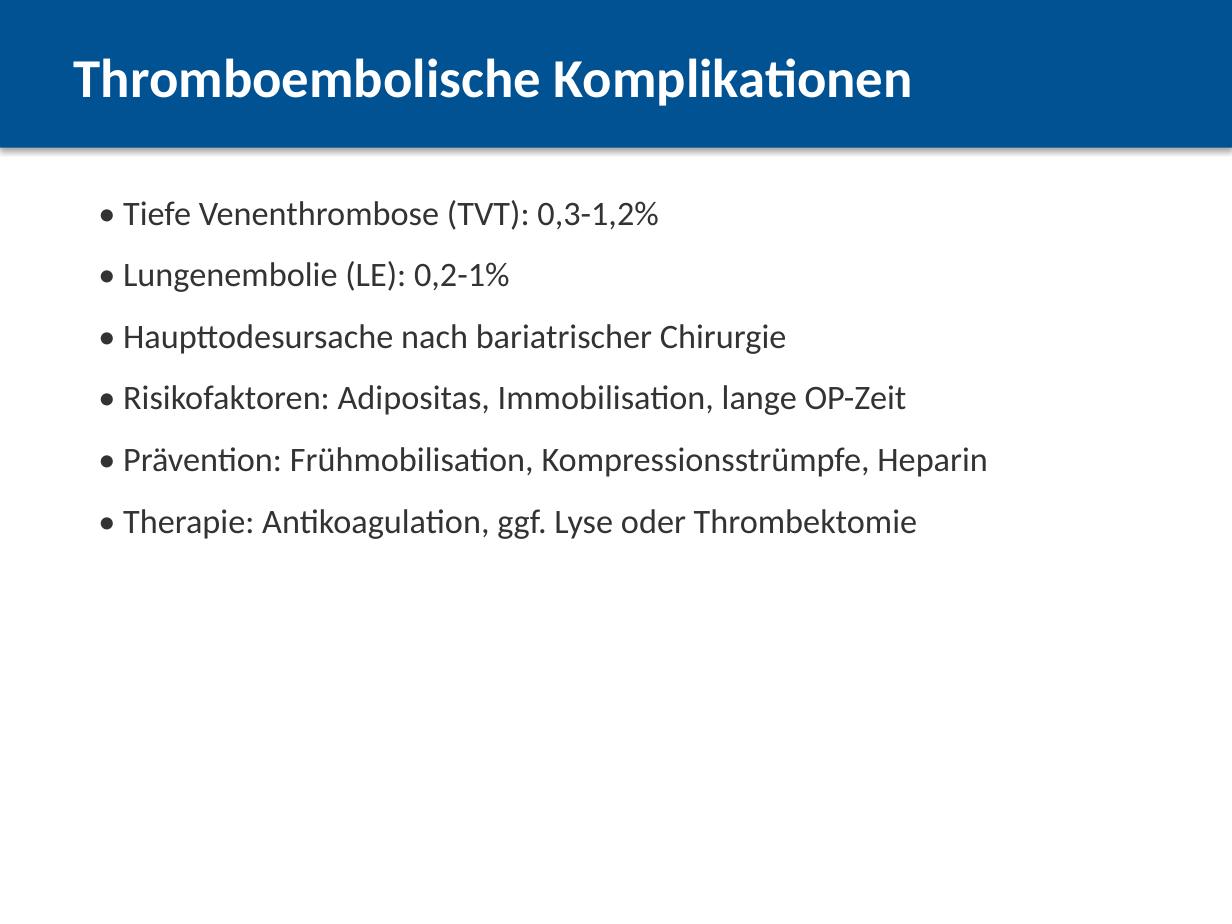
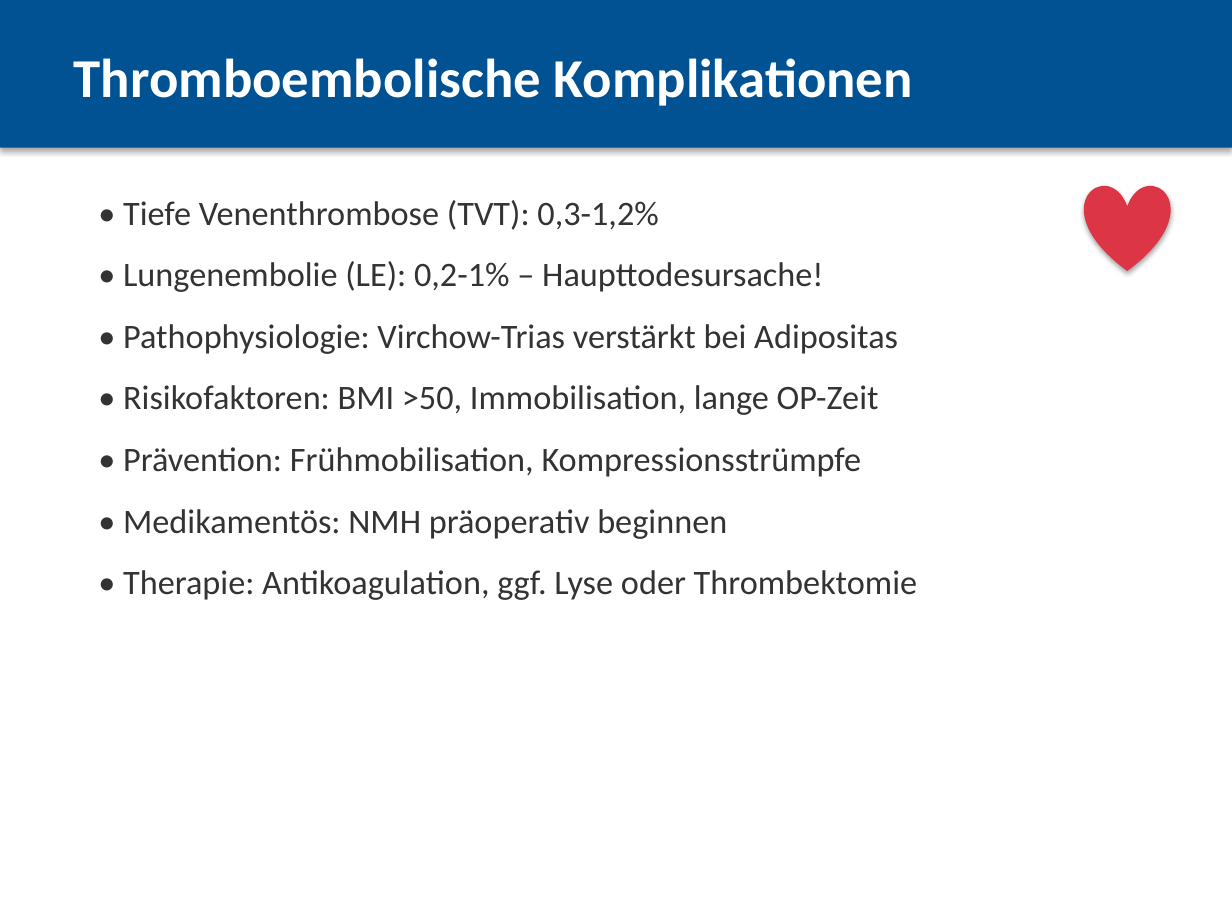
Before and after one commit to yawmanx/Codex-stuff, a slide deck: slide 9 of Komplikationen_Magenbypass.pptx (slide 8 before the commit). Drawn at 1232x924 pixels with LibreOffice and Linux fonts; fonts in the diff are those of the drawing. Boxes give left, top, right and bottom in pixels: in the first picture for what was removed or moved away, otherwise in the second. Text is boxed around its words. In the diff, an @@ line names an element or a change of style, - is before the commit and + after.

```diff
--- a/Komplikationen_Magenbypass.pptx
+++ b/Komplikationen_Magenbypass.pptx
@@ heart added at bbox=[1084, 185, 1170, 271], fill #DC3545 @@
@@ text at bbox=[123, 261, 898, 539]: text changed @@
-• Lungenembolie (LE): 0,2-1%
-• Haupttodesursache nach bariatrischer Chirurgie
-• Risikofaktoren: Adipositas, Immobilisation, lange OP-Zeit
-• Prävention: Frühmobilisation, Kompressionsstrümpfe, Heparin
+• Lungenembolie (LE): 0,2-1% – Haupttodesursache!
+• Pathophysiologie: Virchow-Trias verstärkt bei Adipositas
+• Risikofaktoren: BMI >50, Immobilisation, lange OP-Zeit
+• Prävention: Frühmobilisation, Kompressionsstrümpfe
+• Medikamentös: NMH präoperativ beginnen
```
Also in this commit, not shown: 20 other slides changed, 4 slides added, 3 slides removed, 1 other file.
